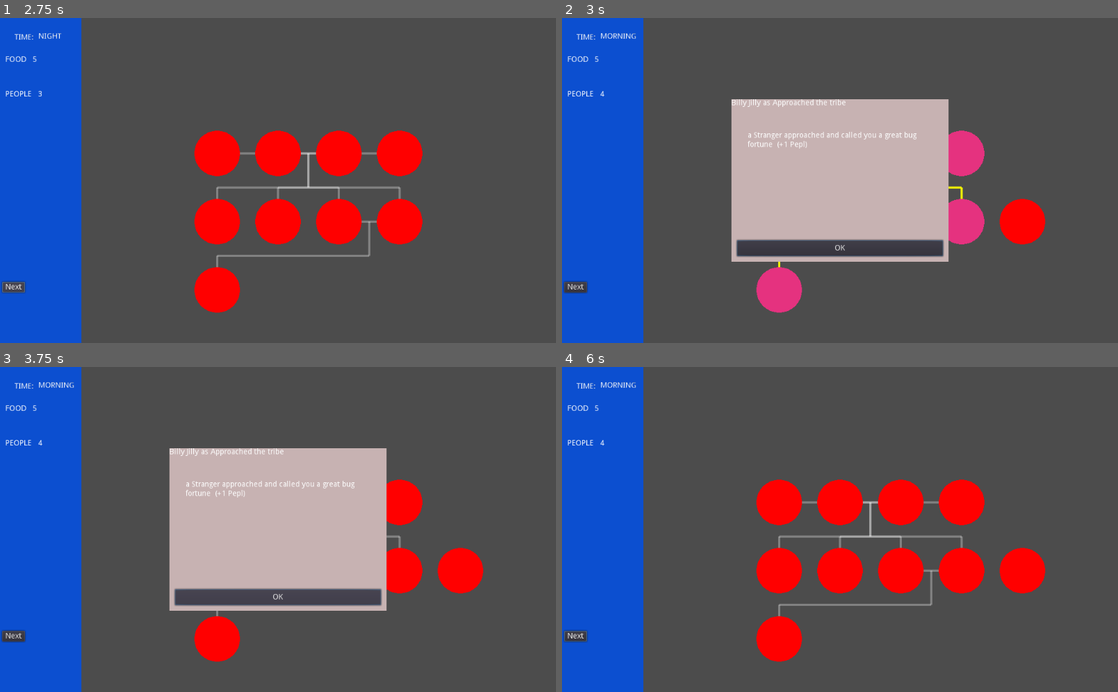
Above: before the commit, frames 1-4 (two rows, left to right).
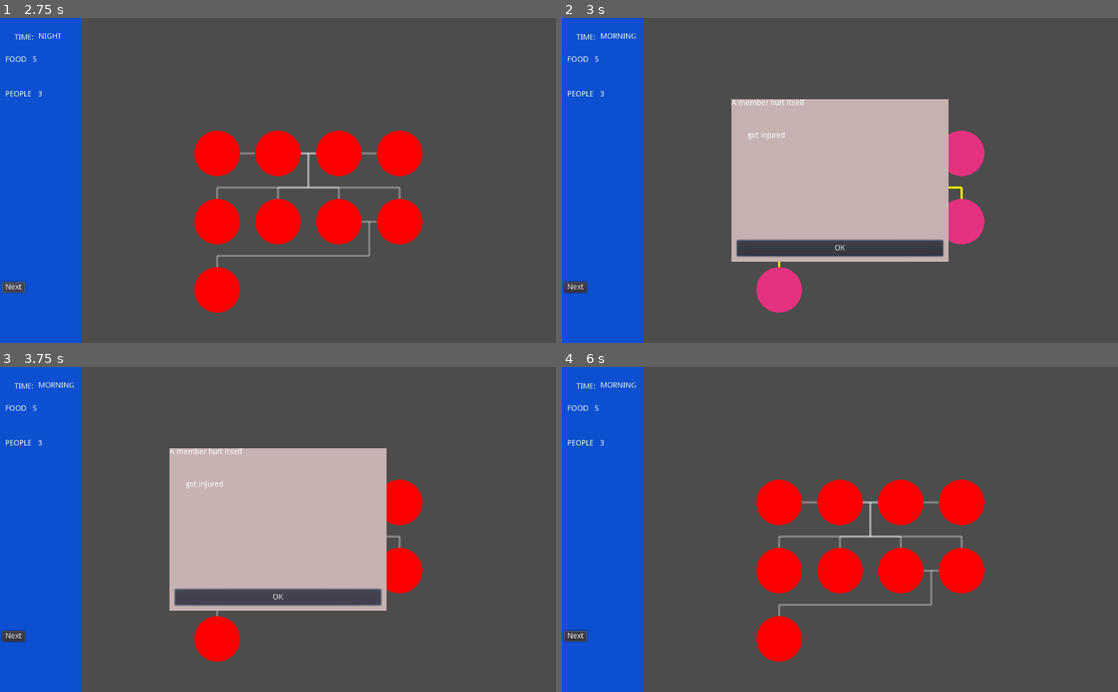
Above: after the commit, the same moments.

Repository: pmoco/GGJ23-FlipFlop_Gene
Game: Godot game, scene res://scenes/test.tscn
Same seed, same stepped clock (60 frames per second), same inputs: the game is played once before the commit and once after it.
Inputs (mouse positions are in pixels of both pictures, inside the frame that each line leads up to):
- Up to frame 1 (2.75 s): click "Next" at 0.5 s; click "Next" at 1.25 s; click "Next" at 2 s
- Up to frame 2 (3 s): tap Enter at 2.75 s; move the mouse to (962, 164) at 2.77 s; click (962, 164) at 2.92 s
- Up to frame 3 (3.75 s): click "OK" at 3.5 s
- Up to frame 4 (6 s): click "OK" at 4.25 s; click "OK" at 5 s; tap Space at 5.75 s; move the mouse to (728, 545) at 5.77 s; click (728, 545) at 5.92 s

Frame 1 is identical in both runs. In frame 2, 1.3% of the frame differs, in the area x 6-87%, y 22-70%; in frame 3, 1.3%; in frame 4, 0.9%.

Commit message:
Revert "Merge branch 'main' of https://github.com/pmoco/GGJ23-FlipFlop_Gene"
This reverts commit 60beaf9ea5b503165c4d6b0ddf5dabd1349e9857, reversing
changes made to 025927ace92a27a2e5d3a79291e5d501a963743e.

Diff:
--- a/Character.gd
+++ b/Character.gd
@@ -36,6 +36,7 @@
 var is_selected: bool = false
 
 var color_default = Color(1,0,0,1)
+var color_dead = Color(0,0,0,0.5)
 var color_selected = Color(0.9,0.2,.5,1)
 
 # Called when the node enters the scene tree for the first time.
@@ -99,6 +100,8 @@
 	var color = color_default
 	if is_selected:
 		color = color_selected
+	if !is_alive:
+		color = color_dead
 	draw_circle(rect_position, rect_size[0], color)
 
 func _input(event):
@@ -111,6 +114,7 @@
 				graph.clear_selection()
 			if !was_selected:
 				set_is_selected()
+
 			get_tree().set_input_as_handled()
 
 func set_is_selected() -> void:
--- a/Event_manager.gd
+++ b/Event_manager.gd
@@ -13,7 +13,9 @@
 var _task_list=["injured","extra_food","death","betraied"]
 
 
-var rdmEventList =[StrangerFound.new() ]
+var rdmEventList =[StrangerFound.new() , DiedEvent.new(), SickEvent.new(), ExtrafoodEvent.new(), WoundedEvent.new()]
+
+#var rdmEventList =[StrangerFound.new() ]
 
 func getNightEvent(_scene) -> Event:
 	return rdmEventList[randi() % rdmEventList.size()]
--- a/GraphHolder.gd
+++ b/GraphHolder.gd
@@ -39,7 +39,12 @@
 		return null
 	return characters_by_row[graph_row]
 
-
+func get_alive_characters() -> Array:
+	var alives = []
+	for character in characters:
+		if character.is_alive:
+			alives.append(character)
+	return alives
 
 func add_character(character: Character) -> void:
 	if !is_instance_valid(character):
--- a/Random_event.gd
+++ /dev/null
@@ -1,42 +0,0 @@
-class_name Random_event extends Node
-
-var _people
-var _quantity
-var _new_person
-var _type
-func _init(type):
-	_type = type
-	if type == "sick":
-		_people = get_random() #get random character
-		_quantity = 0
-		_new_person = false
-	if type == "infected":
-		_people.append(get_random())
-		_people.append(get_random())
-		_quantity = 0
-		_new_person = false
-	if type == "child":
-		_people = get_new() #get new character
-		_quantity = 0
-		_new_person = True
-	if type == "death":
-		_people = get_random()
-		_quantity = 0
-		_new_person = false
-	if type == "roobed":
-		_people = null
-		_quantity = randi() % get_current_food()
-		_new_person = false
-	if type == "injured":
-		_people = get_random()
-		_quantity = 0
-		_new_person = false
-	if type == "extra_food":
-		_people = get_random()
-		_quantity = randi() % get_current_food()
-		_new_person = false
-	if type == "betraied":
-		_people.append(get_random()) # delete from communiy
-		_people.append(get_random())
-		_quantity = randi() % get_current_food()
-		_new_person = false
--- a/project.godot
+++ b/project.godot
@@ -69,11 +69,6 @@
 "language": "GDScript",
 "path": "res://scripts/states/Noon.gd"
 }, {
-"base": "Node",
-"class": "Random_event",
-"language": "GDScript",
-"path": "res://Random_event.gd"
-}, {
 "base": "Control",
 "class": "SceneManager",
 "language": "GDScript",
@@ -112,7 +107,6 @@
 "Morning": "",
 "Night": "",
 "Noon": "",
-"Random_event": "",
 "SceneManager": "",
 "SickEvent": "",
 "State": "",
--- a/scripts/Events/StrangerFoundEvent.gd
+++ b/scripts/Events/StrangerFoundEvent.gd
@@ -5,10 +5,9 @@
 
 func triggerEvent(scene) :
 
-	var  StrangerName = possible_names[randi() % possible_names.size()] + " " + possible_names[randi() % possible_names.size()]
-
-	self.title = StrangerName +" as Approached the tribe"
-
+	var  StrangerFirstName = possible_names[randi() % possible_names.size()]
+	var StrangerLastName = possible_names[randi() % possible_names.size()]
+	self.title = StrangerFirstName+ " " + StrangerLastName +" as Approached the tribe"
 	self.text = "a Stranger approached and called you a great bug fortune  (+1 Pepl)"
 
 	scene.peopleCount = scene.peopleCount +1
@@ -18,8 +17,8 @@
 
 #	scene.graph_holder
 	var stranger = Character.new()
-	stranger.first_name = StrangerName
-	stranger.last_name = "Flobady"
+	stranger.first_name = StrangerFirstName
+	stranger.last_name = StrangerLastName
 	stranger.age = Character.AGE.ADULT
 	stranger.status = Character.STATUS.HEALTHY
 	scene.graph_holder.add_character(stranger)
